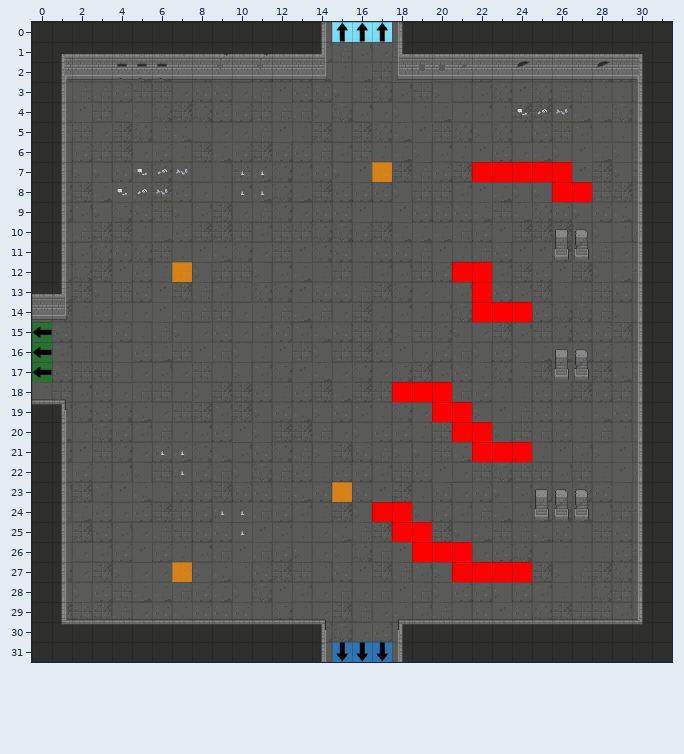
A Tiled map gets an edit: GrupaTNT/Assets/Resources/RoomData/ROOM_3_NSW_1.tmx. That is the earlier state.
Cells are 32x32 px. Shown: x 0..31, y 0..31.
Once edited:
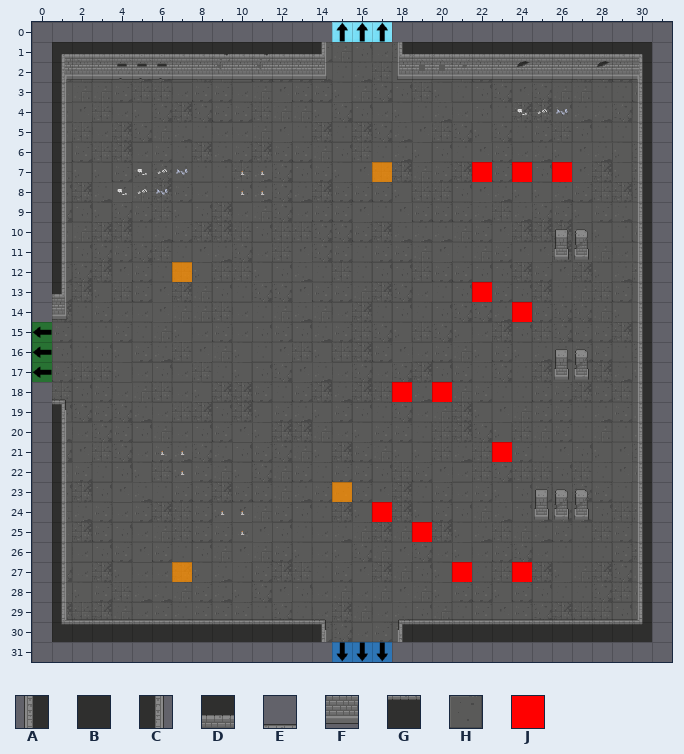
Key: from "Dungeon_Tileset_2": A 16, B 17, C 18, D 33, E 36, F 49, G 52, H 88; from "flags": J 8.
_ is an empty cell, # one hidden under a higher layer.
Diff:
Layer "Floor":
y 0: x 14 H -> _; x 18 H -> _
y 14: x 0 H -> _; x 31 # -> _
y 15..17: x 31 # -> _
y 18: x 0 H -> _; x 31 # -> _
y 31: x 14 H -> _; x 18 H -> _
Layer "Walls":
y 0: x 0..14 BBBBBBBBBBBBBBC -> _______________; x 18..31 ABBBBBBBBBBBBB -> ______________
y 1..12: x 0 B -> _; x 31 B -> _
y 13: x 0 D -> _; x 31 B -> _
y 14: x 0 F -> _; x 31 B -> _
y 15..17: x 31 B -> _
y 18: x 0 E -> _; x 31 B -> _
y 19: x 0 G -> _; x 31 B -> _
y 20..30: x 0 B -> _; x 31 B -> _
y 31: x 0..14 BBBBBBBBBBBBBBC -> _______________; x 18..31 ABBBBBBBBBBBBB -> ______________
Layer "Flags":
y 7: x 23 J -> _; x 25 J -> _
y 8: x 26..27 JJ -> __
y 12: x 21..22 JJ -> __
y 14: x 22..23 JJ -> __
y 18: x 19 J -> _
y 19: x 20..21 JJ -> __
y 20: x 21..22 JJ -> __
y 21: x 22 J -> _; x 24 J -> _
y 24..25: x 18 J -> _
y 26: x 19..21 JJJ -> ___
y 27: x 22..23 JJ -> __
Where, in picture pixels (left, top, right, bottom), the same in both pictures:
removed: (32, 22, 332, 322)
removed: (392, 22, 672, 662)
removed: (32, 382, 332, 662)
